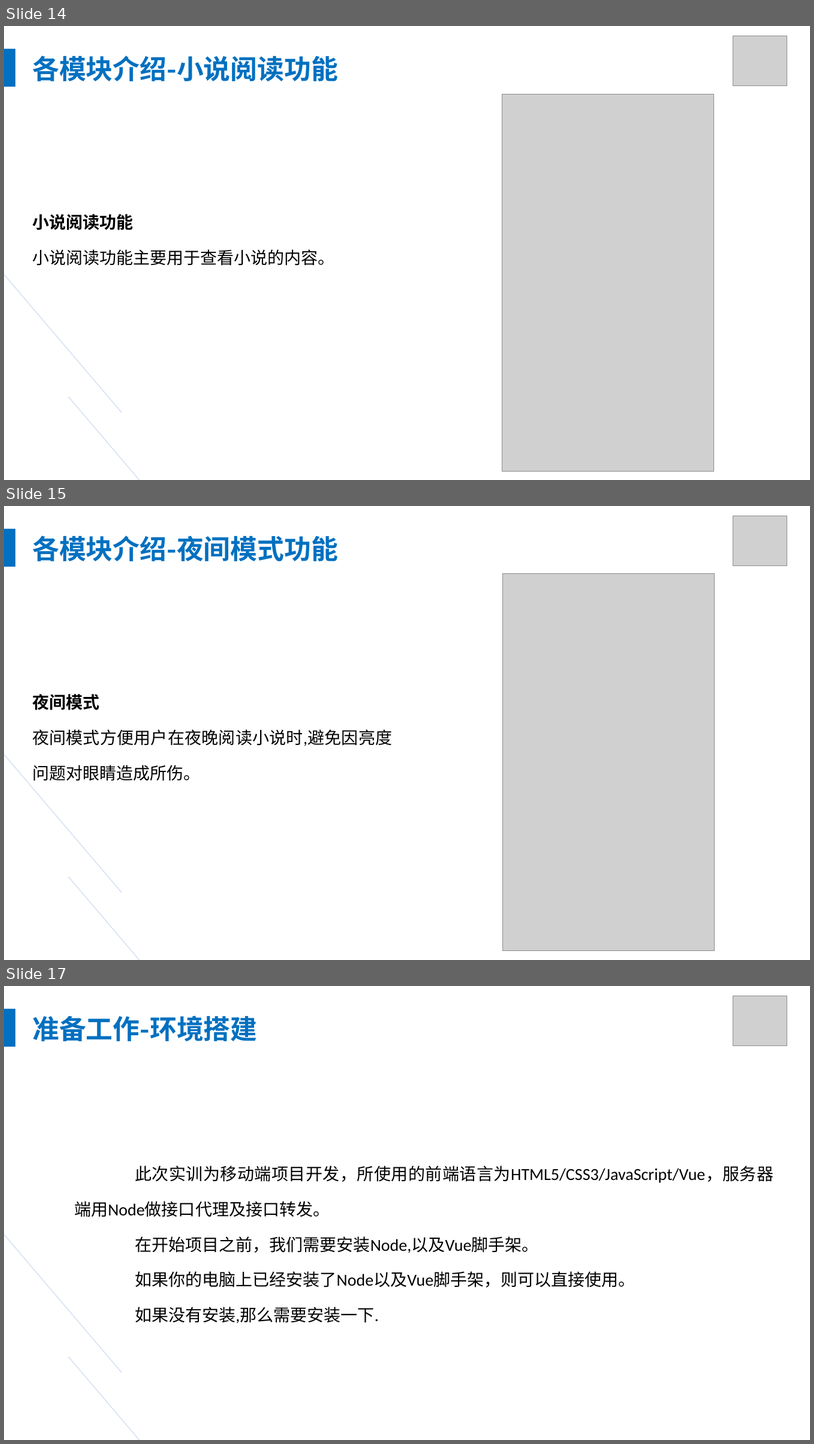
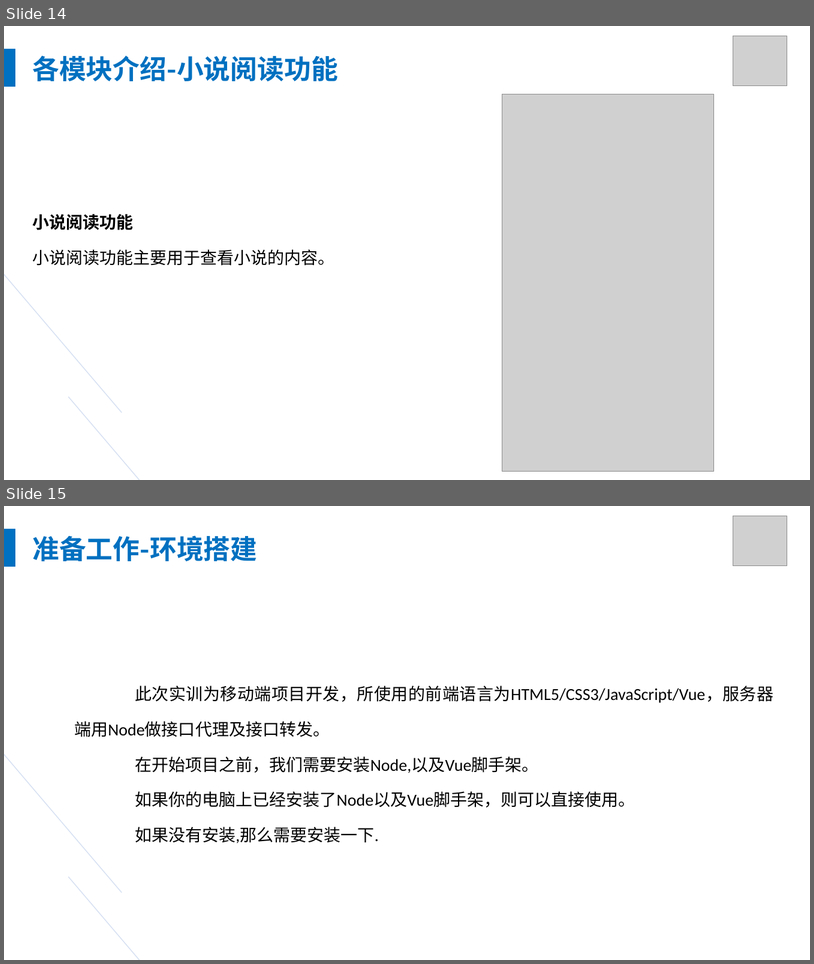
Before and after one commit to YangMr/AP-, a slide deck: 高级/04 实训教学ppt/00 项目介绍.pptx. Shown one above the other, each under a label of ours: slides 14, 15 and 17 before the commit, slides 14 and 15 after it; the slides between them are not shown. The pictures are 814x1444 and 814x964 pixels, drawn with LibreOffice and Linux fonts; fonts in the diff are those of the drawing; grey boxes stand for pictures. Boxes give left, top, right and bottom in pixels: in the first picture for what was removed or moved away, otherwise in the second. Text is boxed around its words. In the diff, an @@ line names an element or a change of style, - is before the commit and + after.

```diff
--- a/高级/04 实训教学ppt/00 项目介绍.pptx
+++ b/高级/04 实训教学ppt/00 项目介绍.pptx
@@ slide 15 removed at box(4, 506, 810, 960), background #FFFFFF @@
@@ picture removed at box(734, 516, 788, 565) @@
@@ rectangle removed at box(4, 529, 15, 567) @@
@@ text removed at box(32, 535, 338, 561) @@
-各模块介绍-夜间模式功能
@@ line removed from (4, 565) to (122, 892) @@
@@ picture removed at box(503, 574, 715, 951) @@
@@ text removed at box(32, 694, 392, 781) @@
-夜间模式
-夜间模式方便用户在夜晚阅读小说时,避免因亮度问题对眼睛造成所伤。
@@ line removed from (69, 876) to (175, 960) @@
@@ what was slide 17 is now slide 15 @@
```
Also in this commit, not shown: 2 slides changed, 1 slide added, 2 other slides removed, 21 other files.
